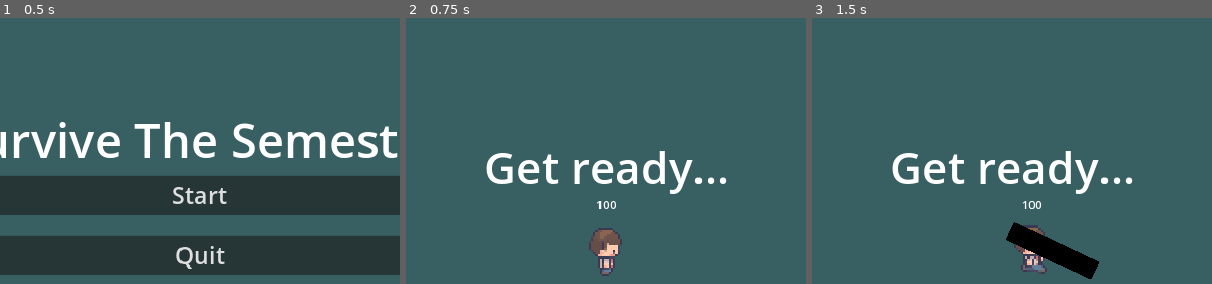
Above: before the commit, frames 1-3 (left to right).
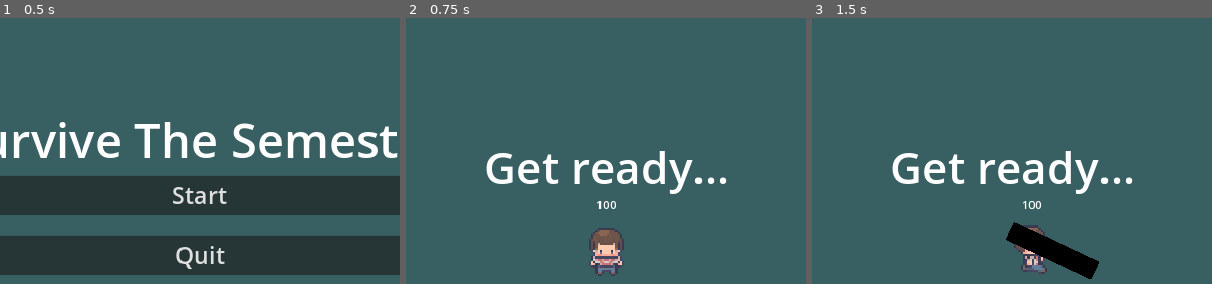
Above: after the commit, the same moments.

Repository: LimZiJia/SurviveTheSemester
Game: Godot game, scene res://gui/start_screen.tscn
Two runs of this game, one before a commit and one after it. Both use one fixed random seed, a clock stepped at 60 frames per second and the inputs below.
Inputs (mouse positions are % of the whole screen's width and height, from its top left):
- Up to frame 1 (0.5 s): no input
- Up to frame 2 (0.75 s): click "Start" at 0.5 s
- Up to frame 3 (1.5 s): tap Enter (start_game) at 1.25 s; move the mouse to (72, 45) at 1.27 s; hold D (move_right) from 1.28 s (still down); tap Space (attack) at 1.35 s
The pictures show only the part of the screen within x 25-75%, y 17-66%; the shares and areas given below are measured in that part.

Frame 1 is identical in both runs. In frame 2, 0.8% of the frame differs, in the area x 45-55%, y 78-97%; in frame 3, nothing differs.

Commit message:
Changed default direction to south

Diff:
--- a/characters/player/player.gd
+++ b/characters/player/player.gd
@@ -12,11 +12,7 @@
 @onready var animation_state = animation_tree.get("parameters/playback")
 
 enum { NORTH, EAST, SOUTH, WEST }
-var facing = EAST
-
-func _ready() -> void:
-	hide()
-
+var facing := SOUTH
 
 func _physics_process(delta) -> void:
 	# Movement
@@ -57,6 +53,9 @@
 
 func start(new_position: Vector2) -> void:
 	position = new_position
+	animation_tree.set("parameters/Idle/blend_position", Vector2.DOWN)
+	animation_tree.set("parameters/Move/blend_position", Vector2.DOWN)
+	facing = SOUTH
 	$HealthLabel.initialize_health()
 	show()
 	$HurtboxArea/CollisionShape2D.disabled = false
--- a/characters/player/player.tscn
+++ b/characters/player/player.tscn
@@ -7,7 +7,7 @@
 [ext_resource type="Texture2D" uid="uid://542gp1vs0t0" path="res://characters/player/player.png" id="8_voa7p"]
 
 [sub_resource type="RectangleShape2D" id="RectangleShape2D_u2i22"]
-size = Vector2(45, 58)
+size = Vector2(45, 66)
 
 [sub_resource type="RectangleShape2D" id="RectangleShape2D_c14a4"]
 size = Vector2(30, 54)
@@ -219,12 +219,15 @@
 
 [sub_resource type="AnimationNodeStateMachineTransition" id="AnimationNodeStateMachineTransition_8ix5o"]
 
+[sub_resource type="AnimationNodeStateMachineTransition" id="AnimationNodeStateMachineTransition_1crnj"]
+advance_mode = 2
+
 [sub_resource type="AnimationNodeStateMachine" id="AnimationNodeStateMachine_kn8d2"]
 states/Idle/node = SubResource("AnimationNodeBlendSpace2D_ud5hw")
 states/Idle/position = Vector2(492, 115)
 states/Move/node = SubResource("AnimationNodeBlendSpace2D_fvvn0")
 states/Move/position = Vector2(678, 115)
-transitions = ["Idle", "Move", SubResource("AnimationNodeStateMachineTransition_8csbc"), "Move", "Idle", SubResource("AnimationNodeStateMachineTransition_8ix5o")]
+transitions = ["Idle", "Move", SubResource("AnimationNodeStateMachineTransition_8csbc"), "Move", "Idle", SubResource("AnimationNodeStateMachineTransition_8ix5o"), "Start", "Idle", SubResource("AnimationNodeStateMachineTransition_1crnj")]
 
 [sub_resource type="AnimationNodeStateMachinePlayback" id="AnimationNodeStateMachinePlayback_1bvhy"]
 
@@ -235,10 +238,10 @@
 texture = ExtResource("8_voa7p")
 hframes = 56
 vframes = 20
-frame = 112
+frame = 77
 
 [node name="CollisionShape2D" type="CollisionShape2D" parent="."]
-position = Vector2(-1.5, 19)
+position = Vector2(-1.5, 15)
 shape = SubResource("RectangleShape2D_u2i22")
 
 [node name="HealthLabel" type="Label" parent="."]
@@ -274,7 +277,7 @@
 anim_player = NodePath("../AnimationPlayer")
 active = true
 parameters/playback = SubResource("AnimationNodeStateMachinePlayback_1bvhy")
-parameters/Idle/blend_position = Vector2(1, 0)
+parameters/Idle/blend_position = Vector2(0, 1)
 parameters/Move/blend_position = Vector2(1, 0)
 
 [connection signal="dead" from="HealthLabel" to="." method="_on_health_label_dead"]
Not shown: 1 places in characters/player/player.tscn that only renumber resources
